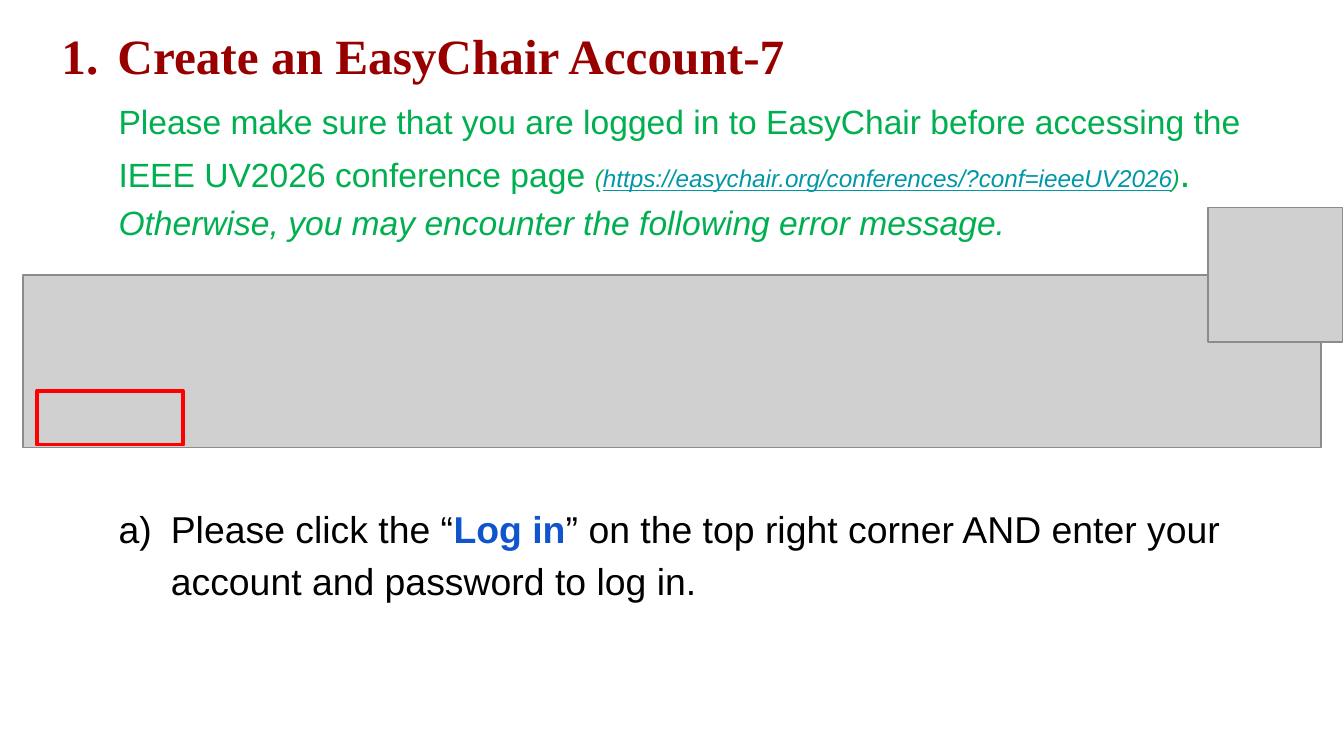
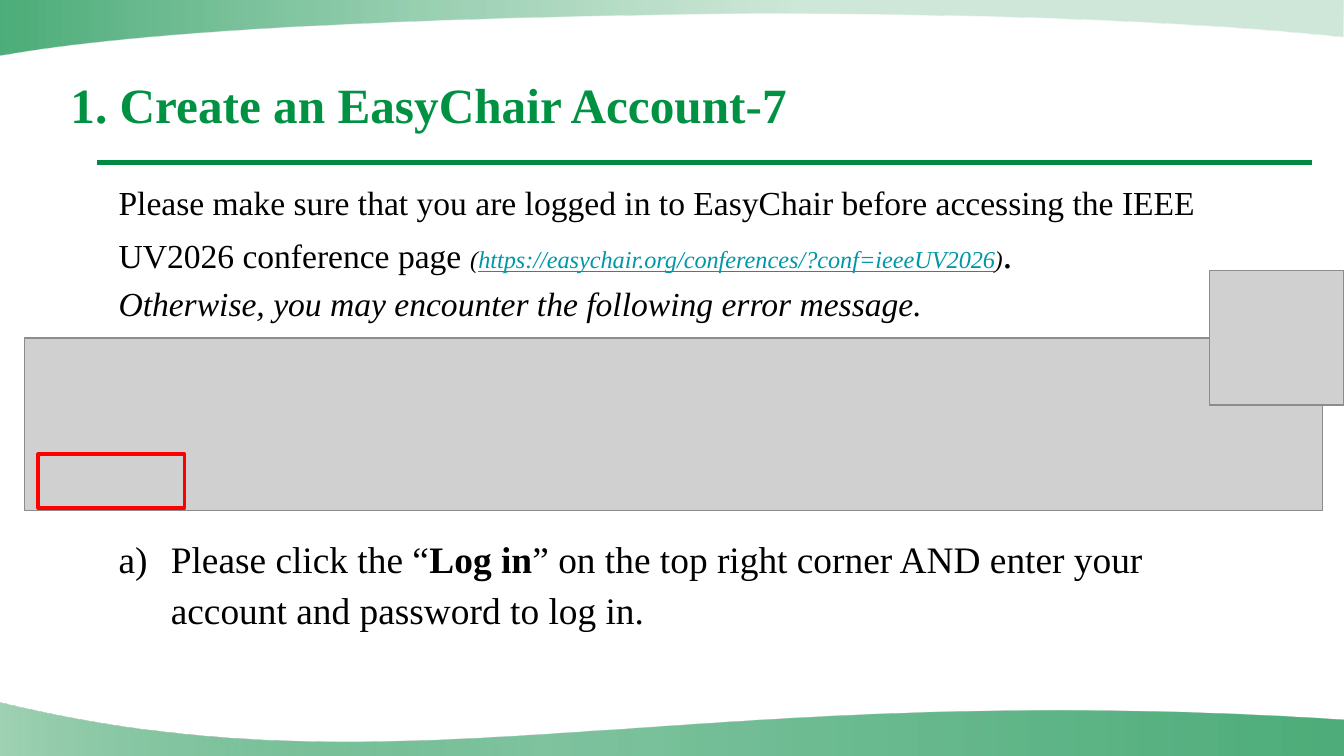
Before and after one commit to UV2026/Email-CFP, a slide deck: slide 9 of Instructions/PPT/Instructions for EasyChair Submission(Author)[UV2026].pptx. Drawn at 1344x756 pixels with LibreOffice and Linux fonts; fonts in the diff are those of the drawing; grey boxes stand for pictures; background and template pictures are left out. Boxes give left, top, right and bottom in pixels: in the first picture for what was removed or moved away, otherwise in the second. Text is boxed around its words. In the diff, an @@ line names an element or a change of style, - is before the commit and + after.

```diff
--- a/Instructions/PPT/Instructions for EasyChair Submission(Author)[UV2026].pptx
+++ b/Instructions/PPT/Instructions for EasyChair Submission(Author)[UV2026].pptx
@@ freeform shape added at (0, 0, 1343, 55), fill gradient #008A41 to #A0D2B4 @@
@@ text at (70, 88, 787, 134): text changed; text colour #980000 to #009242 @@
-1. Create an EasyChair Account-7
+1. Create an EasyChair Account-7
@@ text "Please make sure that you ...": place and size @@
-text "Please make sure that you ..." at (119, 109, 1241, 602)
+text "Please make sure that you ..." at (119, 191, 1195, 632)
@@ text "Please make sure that you ..." at (119, 191, 1195, 632): font Arial to Times New Roman; text colour #00B050 to #000000 in "Please make sure that you are logged ...", "Otherwise, you may encounter the following error ..."; text colour #1155CC to #000000 in "“Log in”" @@
@@ line added from (97, 163) to (1313, 163), #008A41 2.5 pt @@
@@ picture: place and size @@
-picture at (1208, 208, 1343, 343)
+picture at (1210, 270, 1344, 405)
@@ picture: place and size @@
-picture at (23, 276, 1321, 449)
+picture at (24, 337, 1322, 511)
@@ rectangle: place and size @@
-rectangle at (36, 391, 183, 445)
+rectangle at (39, 454, 185, 508)
@@ freeform shape added at (0, 703, 1344, 756), fill gradient #008A41 to #A0D2B4 @@
```
Also in this commit, not shown: 26 other slides changed, 7 other files.
